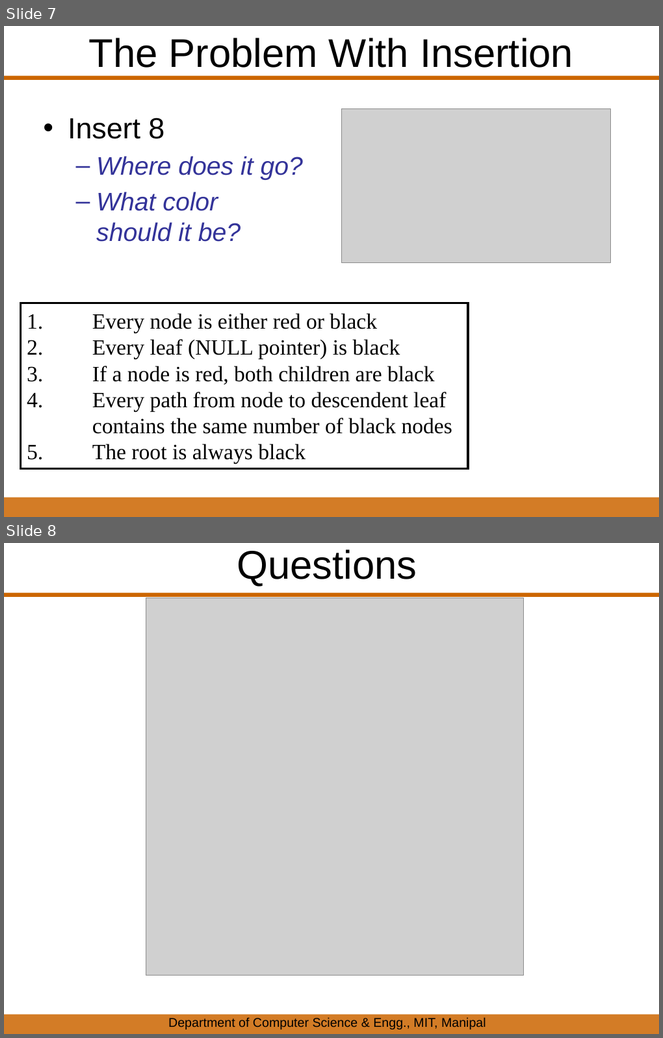
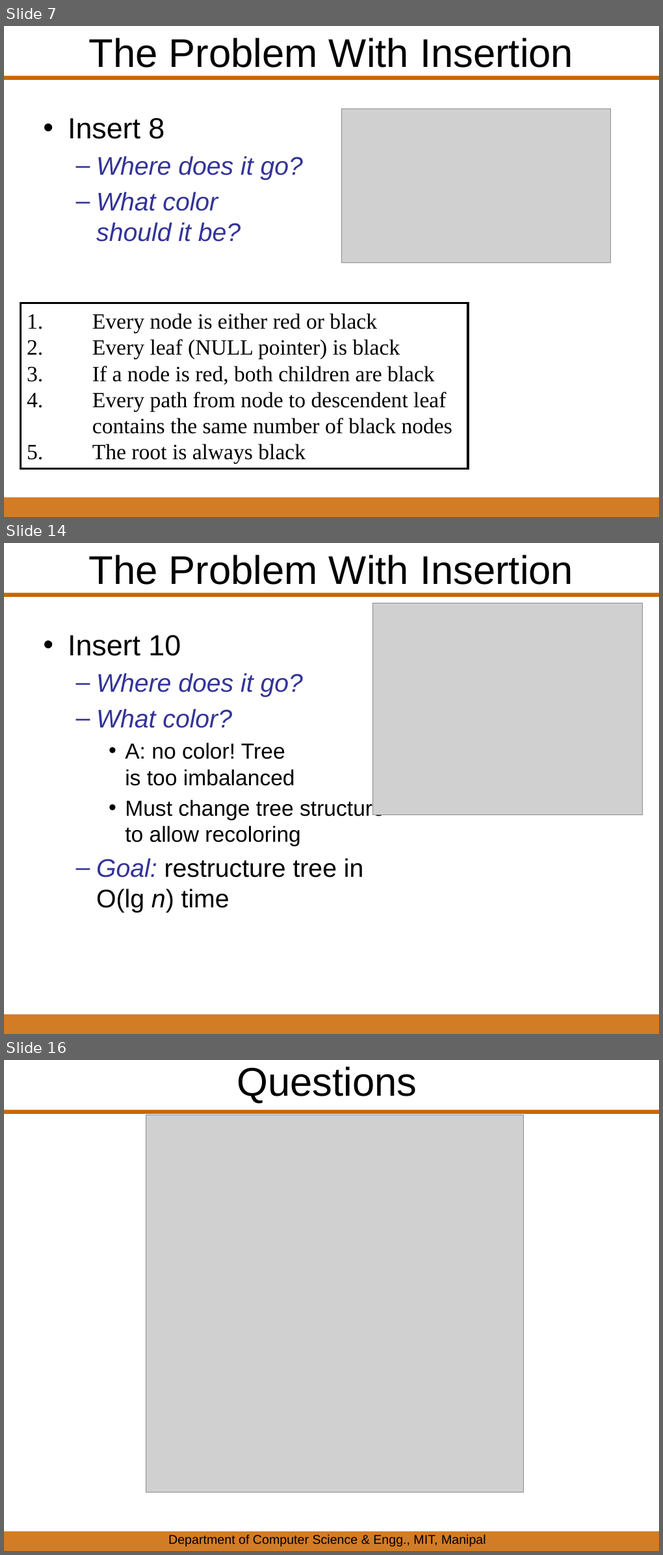
Before and after one commit to pradhanamit-eng/RedBlackTree, a slide deck: PPT/RedBlack_DS_PPT.pptx. Shown one above the other, each under a label of ours: slides 7 and 8 before the commit, slides 7, 14 and 16 after it; the slides between them are not shown. The pictures are 663x1038 and 663x1555 pixels, drawn with LibreOffice and Linux fonts; fonts in the diff are those of the drawing; grey boxes stand for pictures; background and template pictures are left out. Boxes give left, top, right and bottom in pixels: in the first picture for what was removed or moved away, otherwise in the second. Text is boxed around its words. In the diff, an @@ line names an element or a change of style, - is before the commit and + after.

Commit message:
rb tree ppt

```diff
--- a/PPT/RedBlack_DS_PPT.pptx
+++ b/PPT/RedBlack_DS_PPT.pptx
@@ slide 14 added at (x1=4, y1=543, x2=659, y2=1034), background #FFFFFF; not listed: 2 template elements that a slide beside it also shows @@
@@ title added at (x1=88, y1=555, x2=573, y2=585), 44 pt, text #000000 @@
+The Problem With Insertion
@@ picture added at (x1=373, y1=603, x2=643, y2=815) @@
@@ text added at (x1=68, y1=635, x2=385, y2=913), 24 pt, text #000000 @@
+• Insert 10
+  – Where does it go?
+  – What color?
+    • A: no color! Tree
+      is too imbalanced
+    • Must change tree structure
+      to allow recoloring
+  – Goal: restructure tree in
+    O(lg n) time
@@ what was slide 8 is now slide 16 @@
```
Also in this commit, not shown: 7 other slides added.
